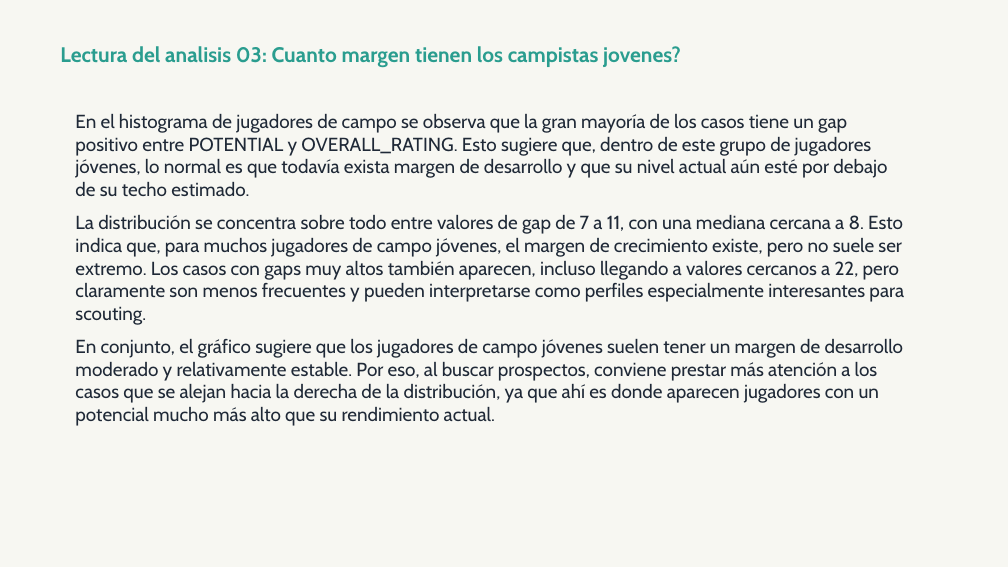
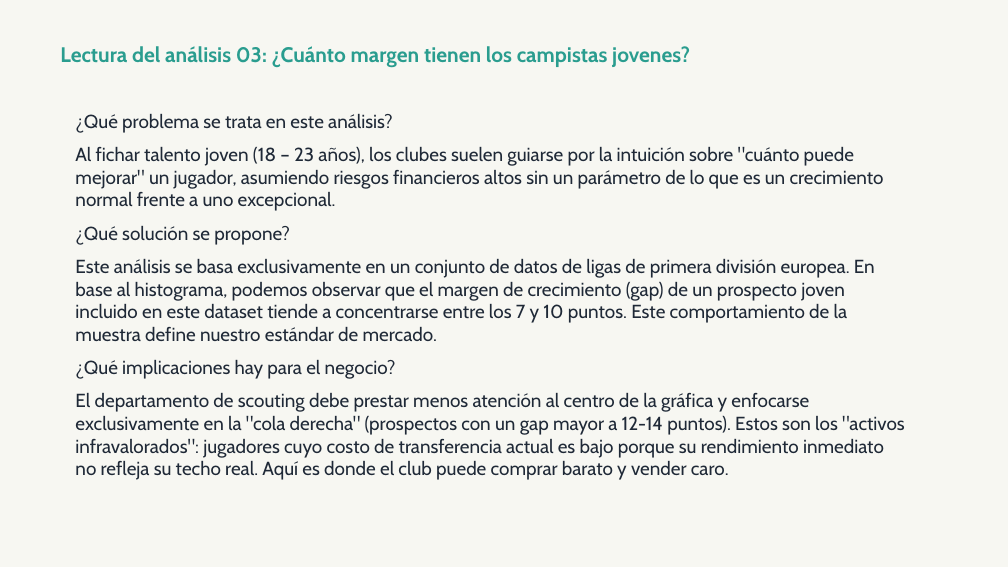
Before and after one commit to OssianV/Proyecto_analisis_soccer_europeo, a slide deck: slide 7 of OUTPUTS/presentacion_final.pptx. Drawn at 1008x567 pixels with LibreOffice and Linux fonts; fonts in the diff are those of the drawing. Boxes give left, top, right and bottom in pixels: in the first picture for what was removed or moved away, otherwise in the second. Text is boxed around its words. In the diff, an @@ line names an element or a change of style, - is before the commit and + after.

Commit message:
Minor changes y analisis correctos en la presentacion creada

```diff
--- a/OUTPUTS/presentacion_final.pptx
+++ b/OUTPUTS/presentacion_final.pptx
@@ text at (60, 46, 690, 68): text changed @@
-Lectura del analisis 03: Cuanto margen tienen los campistas jovenes?
+Lectura del análisis 03: ¿Cuánto margen tienen los campistas jovenes?
@@ text at (75, 114, 905, 480): text changed @@
-En el histograma de jugadores de campo se observa que la gran mayoría de los casos tiene un gap positivo entre POTENTIAL y OVERALL_RATING. Esto sugiere que, dentro de este grupo de jugadores jóvenes, lo normal es que todavía exista margen de desarrollo y que su nivel actual aún esté por debajo de su techo estimado.
-La distribución se concentra sobre todo entre valores de gap de 7 a 11, con una mediana cercana a 8. Esto indica que, para muchos jugadores de campo jóvenes, el margen de crecimiento existe, pero no suele ser extremo. Los casos con gaps muy altos también aparecen, incluso llegando a valores cercanos a 22, pero claramente son menos frecuentes y pueden interpretarse como perfiles especialmente interesantes para scouting.
-En conjunto, el gráfico sugiere que los jugadores de campo jóvenes suelen tener un margen de desarrollo moderado y relativamente estable. Por eso, al buscar prospectos, conviene prestar más atención a los casos que se alejan hacia la derecha de la distribución, ya que ahí es donde aparecen jugadores con un potencial mucho más alto que su rendimiento actual.
+¿Qué problema se trata en este análisis?
+Al fichar talento joven (18 – 23 años), los clubes suelen guiarse por la intuición sobre "cuánto puede mejorar" un jugador, asumiendo riesgos financieros altos sin un parámetro de lo que es un crecimiento normal frente a uno excepcional.
+¿Qué solución se propone?
+Este análisis se basa exclusivamente en un conjunto de datos de ligas de primera división europea. En base al histograma, podemos observar que el margen de crecimiento (gap) de un prospecto joven incluido en este dataset tiende a concentrarse entre los 7 y 10 puntos. Este comportamiento de la muestra define nuestro estándar de mercado.
+¿Qué implicaciones hay para el negocio?
+El departamento de scouting debe prestar menos atención al centro de la gráfica y enfocarse exclusivamente en la "cola derecha" (prospectos con un gap mayor a 12-14 puntos). Estos son los "activos infravalorados": jugadores cuyo costo de transferencia actual es bajo porque su rendimiento inmediato no refleja su techo real. Aquí es donde el club puede comprar barato y vender caro.
```
Also in this commit, not shown: 19 other slides changed, 3 other files.
